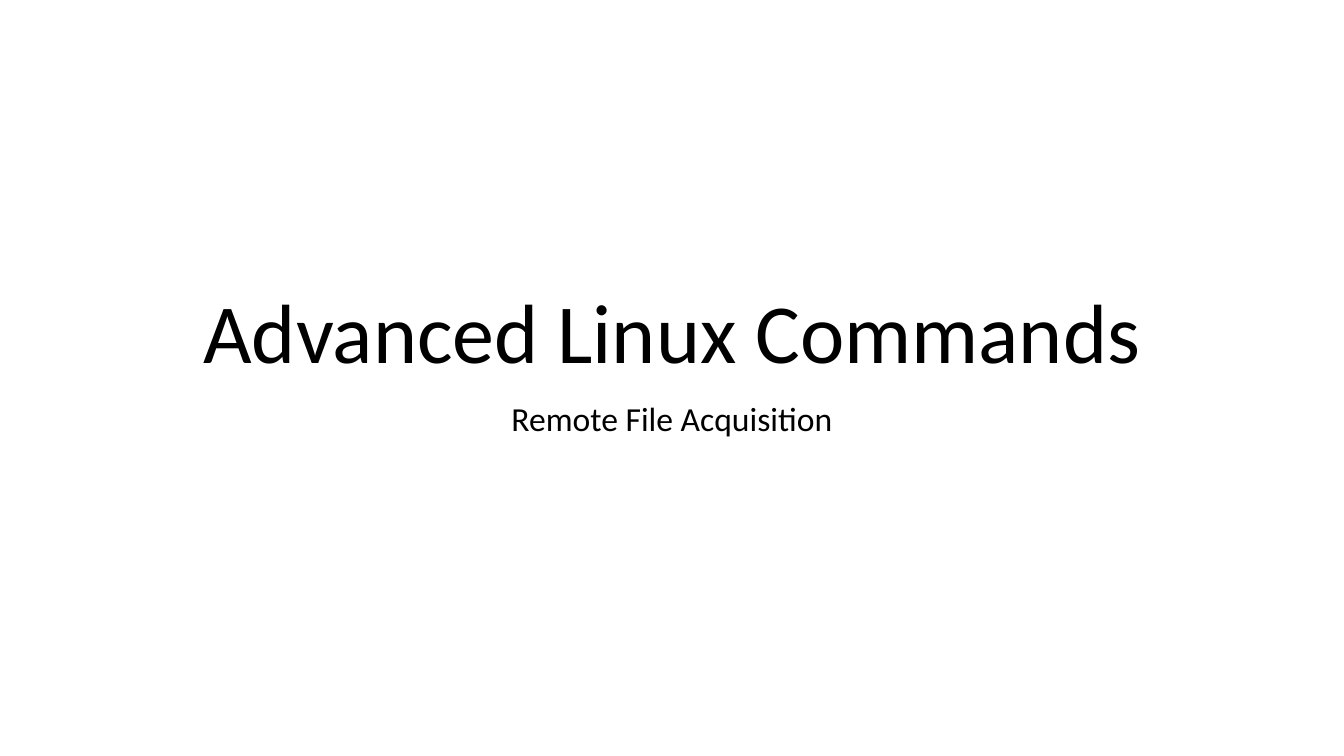
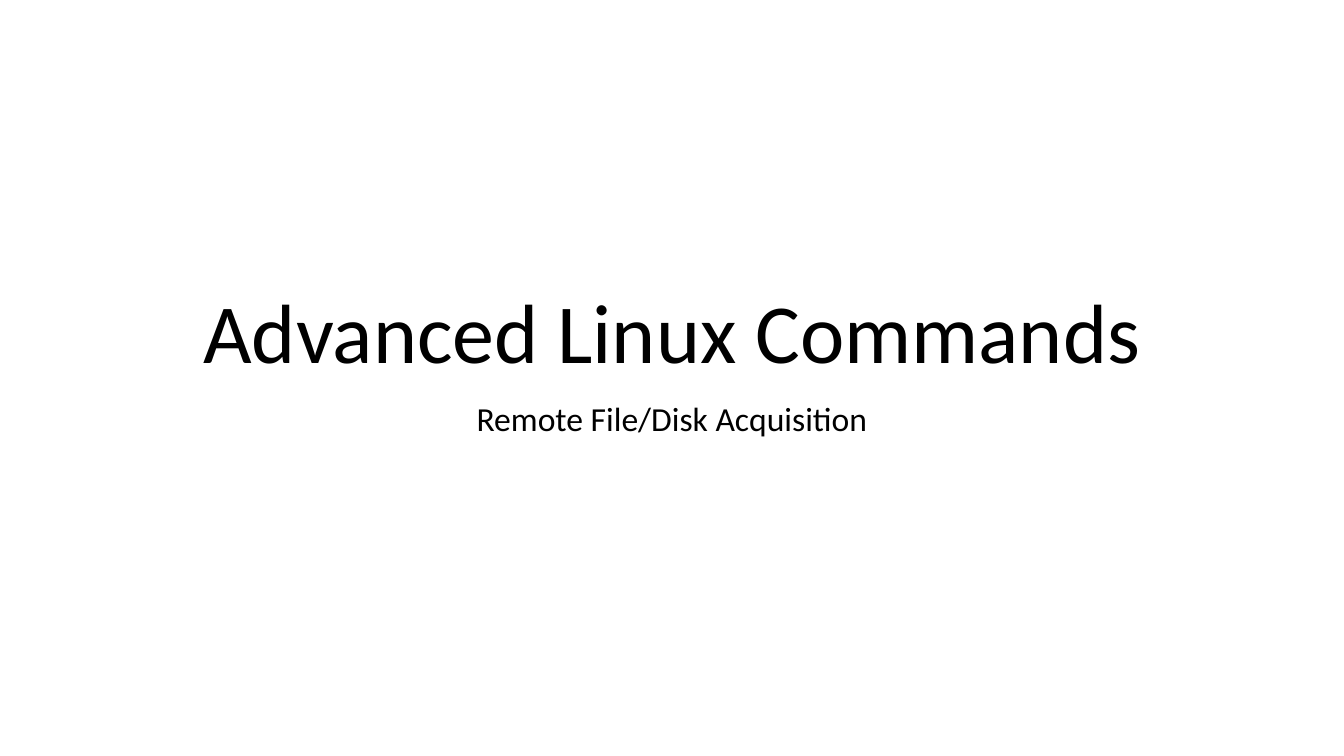
Before and after one commit to frankwxu/digital-forensics-lab, a slide deck: slide 1 of Basic_Computer_Skills_for_Forensics/4_Advanced_linux_command_line.pptx. Drawn at 1344x756 pixels with LibreOffice and Linux fonts; fonts in the diff are those of the drawing; background and template pictures are left out. Boxes give left, top, right and bottom in pixels: in the first picture for what was removed or moved away, otherwise in the second. Text is boxed around its words. In the diff, an @@ line names an element or a change of style, - is before the commit and + after.

Commit message:
add remote disk acquisition to Basic computer skills- advanced Linux CLI

```diff
--- a/Basic_Computer_Skills_for_Forensics/4_Advanced_linux_command_line.pptx
+++ b/Basic_Computer_Skills_for_Forensics/4_Advanced_linux_command_line.pptx
@@ subtitle at [477, 407, 868, 437]: text changed @@
-Remote File Acquisition
+Remote File/Disk Acquisition
```
Also in this commit, not shown: 4 other slides changed, 5 slides added, 1 other file.
